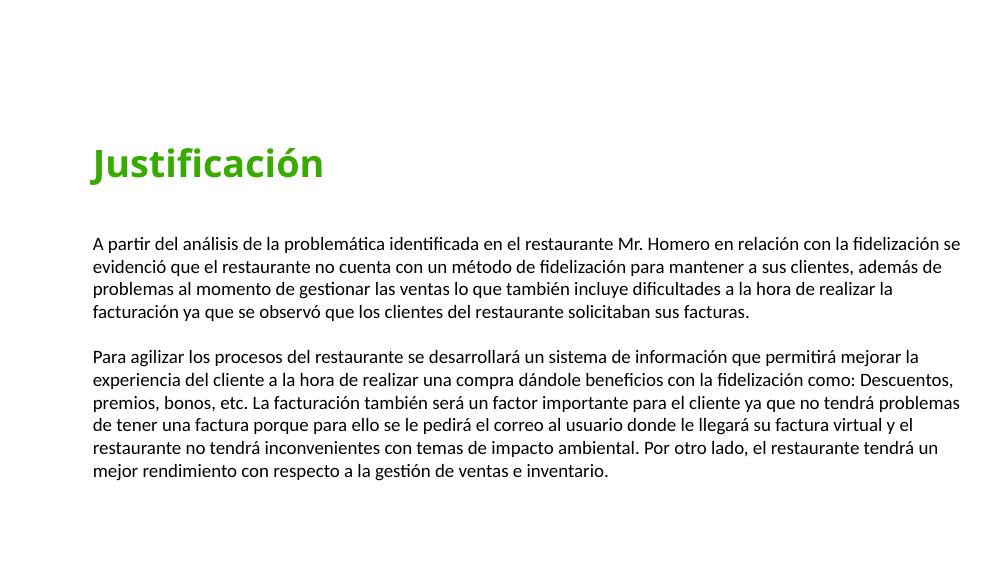
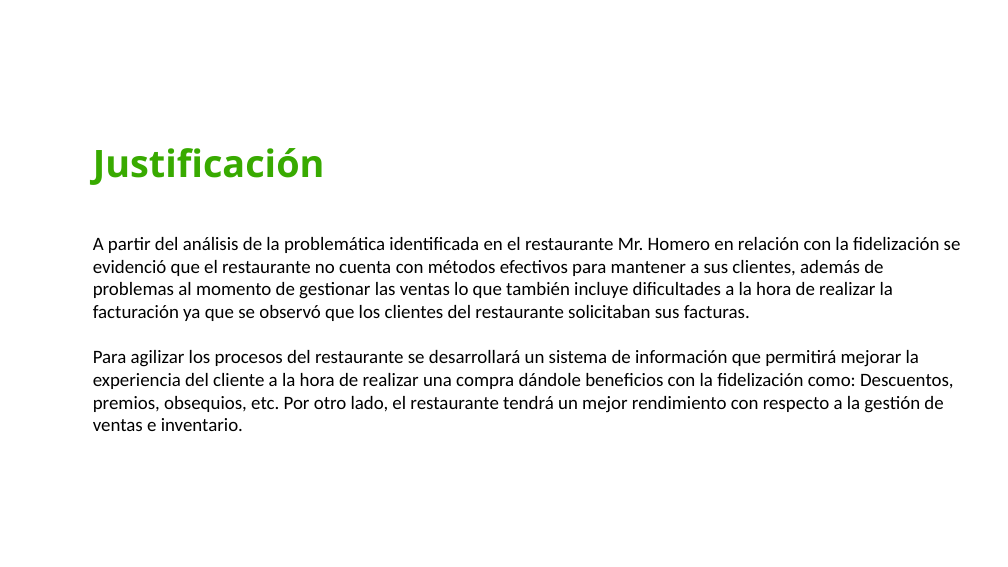
Before and after one commit to cmsrwood/mrhomero, a slide deck: slide 13 of entregables/Entregable #1.pptx. Drawn at 1008x567 pixels with LibreOffice and Linux fonts; fonts in the diff are those of the drawing; background and template pictures are left out. Boxes give left, top, right and bottom in pixels: in the first picture for what was removed or moved away, otherwise in the second. Text is boxed around its words. In the diff, an @@ line names an element or a change of style, - is before the commit and + after.

```diff
--- a/entregables/Entregable #1.pptx
+++ b/entregables/Entregable #1.pptx
@@ text at [93, 237, 961, 431]: text changed @@
-A partir del análisis de la problemática identificada en el restaurante Mr. Homero en relación con la fidelización se evidenció que el restaurante no cuenta con un método de fidelización para mantener a sus clientes, además de problemas al momento de gestionar las ventas lo que también incluye dificultades a la hora de realizar la facturación ya que se observó que los clientes del restaurante solicitaban sus facturas.
-Para agilizar los procesos del restaurante se desarrollará un sistema de información que permitirá mejorar la experiencia del cliente a la hora de realizar una compra dándole beneficios con la fidelización como: Descuentos, premios, bonos, etc. La facturación también será un factor importante para el cliente ya que no tendrá problemas de tener una factura porque para ello se le pedirá el correo al usuario donde le llegará su factura virtual y el restaurante no tendrá inconvenientes con temas de impacto ambiental. Por otro lado, el restaurante tendrá un mejor rendimiento con respecto a la gestión de ventas e inventario.
+A partir del análisis de la problemática identificada en el restaurante Mr. Homero en relación con la fidelización se evidenció que el restaurante no cuenta con métodos efectivos para mantener a sus clientes, además de problemas al momento de gestionar las ventas lo que también incluye dificultades a la hora de realizar la facturación ya que se observó que los clientes del restaurante solicitaban sus facturas.
+Para agilizar los procesos del restaurante se desarrollará un sistema de información que permitirá mejorar la experiencia del cliente a la hora de realizar una compra dándole beneficios con la fidelización como: Descuentos, premios, obsequios, etc. Por otro lado, el restaurante tendrá un mejor rendimiento con respecto a la gestión de ventas e inventario.
```
Also in this commit, not shown: 6 other slides changed, 22 slides added, 1 other file.
